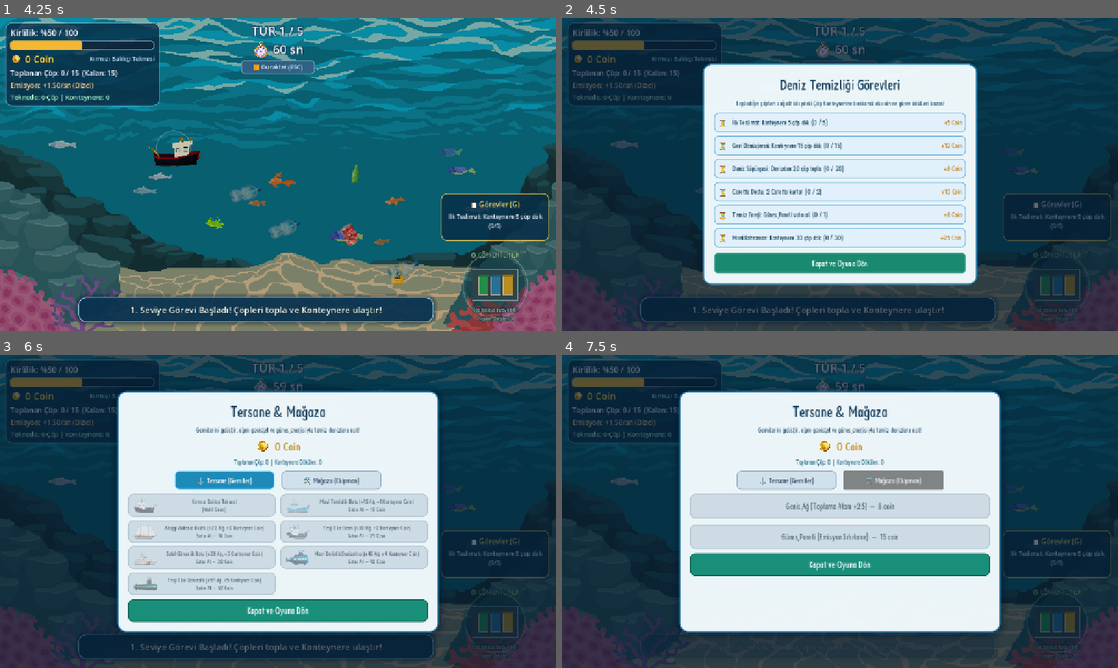
Above: before the commit, frames 1-4 (two rows, left to right).
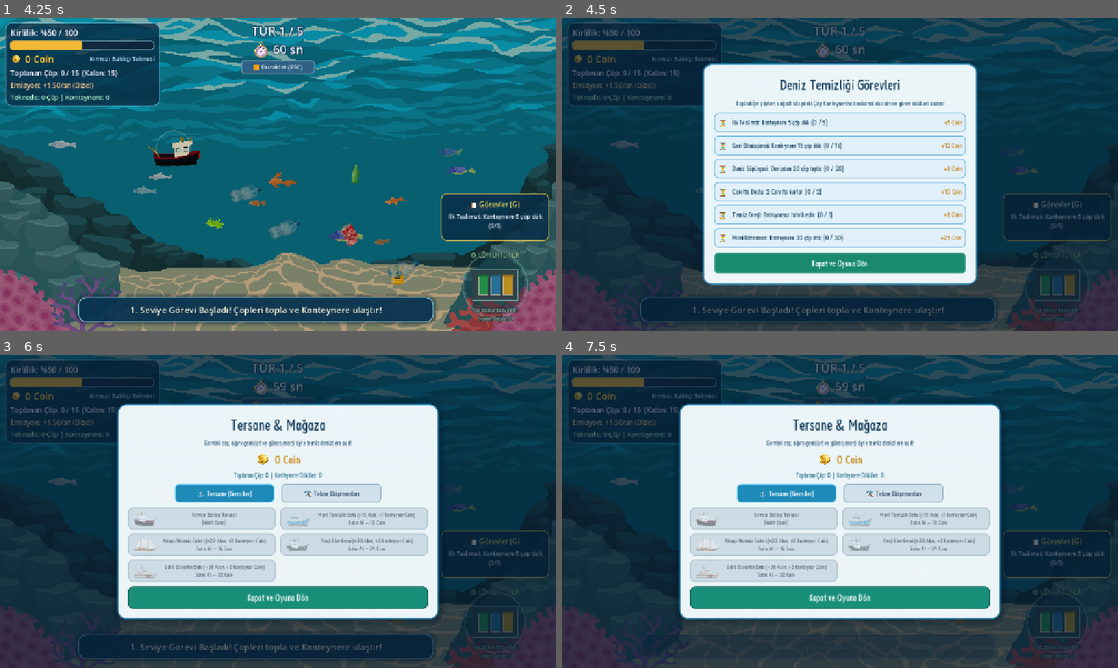
Above: after the commit, the same moments.

Repository: tubaiskol/Mavi-Donus-Hackathon-Team22
Game: Godot game, scene res://scenes/main_menu.tscn
The game is run twice, just before and just after one commit, with the same random seed, the same clock (stepped at 60 frames per second) and the same inputs. The engine's default icon, where the game draws it, is replaced by a stand-in: a white triangle on a blue panel in a dark square.
Inputs (mouse positions are in pixels of both pictures, inside the frame that each line leads up to):
- Up to frame 1 (4.25 s): click "Denize Açıl" at 0.5 s; click "▶️ Göreve Başla" at 1.25 s; click "⏸️ Duraklat (ESC)" at 2 s; click "🔄 Seviyeyi Yeniden Başlat" at 2.75 s; click "▶️ Göreve Başla" at 3.5 s
- Up to frame 2 (4.5 s): click "📋 Görevler (G)" at 4.25 s
- Up to frame 3 (6 s): click "Kapat ve Oyuna Dön" at 5 s; tap Enter at 5.75 s; hold Right (move_right) from 5.78 s (still down); tap M at 5.85 s
- Up to frame 4 (7.5 s): release Right (move_right) at 6.5 s; click "⚓ Tersane (Gemiler)" at 6.5 s; click (895, 480) at 7.25 s, where only the run before the commit has a clickable "🛠️ Mağaza (Ekipman)"

Frame 1 is identical in both runs. In frame 2, 0.1% of the frame differs, in the area x 36-49%, y 61-65%; in frame 3, 21%; in frame 4, 23%, in the area x 21-79%, y 10-89%.

Commit message:
feat: bölüme göre araç ve dalış ekipmanı mağazalarını ayır

Diff:
--- a/scripts/boat.gd
+++ b/scripts/boat.gd
@@ -10,6 +10,7 @@
 const FACES_LEFT := ["red", "emerald"]
 
 const BOAT_TEXTURES := {
+	"sub_basic": preload("res://assets/vehicles/sub_green.png"),
 	"red": preload("res://assets/vehicles/ship_red.png"),
 	"blue": preload("res://assets/blue_boat.png"),
 	"gulet": preload("res://assets/story/gulet.png"),
@@ -147,7 +148,7 @@
 
 	if AudioManager:
 		if is_moving and GameState.running and not GameState.game_over:
-			AudioManager.start_engine(GameState.has_solar)
+			AudioManager.start_engine(GameState.has_clean_propulsion())
 		else:
 			AudioManager.stop_engine()
 
@@ -174,7 +175,7 @@
 
 func _draw() -> void:
 	# Su yüzeyindeki toplama / ağ alanını net olarak göster
-	var ring_color := Color(0.65, 0.95, 1.0, 0.35) if not GameState.has_solar else Color(0.55, 1.0, 0.78, 0.40)
+	var ring_color := Color(0.65, 0.95, 1.0, 0.35) if not GameState.has_clean_propulsion() else Color(0.55, 1.0, 0.78, 0.40)
 	draw_arc(Vector2.ZERO, GameState.pickup_radius, 0.0, TAU, 48, ring_color, 2.5)
 
 	# Teknenin üzerinde taşınan ve konteynere götürülebilecek çöp sayısını göster
--- a/scripts/game.gd
+++ b/scripts/game.gd
@@ -292,7 +292,7 @@
 	if GameState.carried_trash > 0:
 		if _delivery_guidance_timer <= 0.0:
 			_delivery_guidance_timer = 3.5
-			GameState.show_toast("Deniz temizlendi! Teknendeki %d çöpü Konteynere dök!" % GameState.carried_trash, 3.0)
+			GameState.show_toast("Deniz temizlendi! %s %d çöpü Konteynere dök!" % [GameState.get_cargo_location_name(), GameState.carried_trash], 3.0)
 		return
 
 	# 2) Kurtarılmayı bekleyen Caretta varsa seviye tamamlanamaz!
--- a/scripts/game_state.gd
+++ b/scripts/game_state.gd
@@ -16,6 +16,11 @@
 const NEW_TRASH_POLLUTION := 3.5
 
 const BOAT_CATALOG := {
+	"sub_basic": {
+		"name": "Keşif Denizaltısı", "cost": 0, "radius_bonus": 0.0,
+		"delivery_bonus": 0, "desc": "Standart derin su temizlik denizaltısı",
+		"icon_path": "res://assets/vehicles/sub_green.png"
+	},
 	"red": {
 		"name": "Kırmızı Balıkçı Teknesi",
 		"cost": 0,
@@ -93,7 +98,7 @@
 
 const BOAT_ORDER := [
 	"red", "blue", "gulet", "emerald",
-	"coast_guard", "sub_fat", "sub_green"
+	"coast_guard", "sub_basic", "sub_fat", "sub_green"
 ]
 
 const LEVEL_STORIES := {
@@ -122,7 +127,7 @@
 		"title": "Derin Kanal — Zehirli Varil Krizi",
 		"badge": "☣️ Toksik Varil Sızıntısı",
 		"speaker": "Dalgıç Deniz",
-		"text": "Alarm! Denizaltı rotasındaki derin kanala kaçak zehirli atık varilleri ve petrol balçığı sızmış! Kirlilik tehlikeli boyutta, teknene güneş paneli takmayı unutma!",
+		"text": "Alarm! Denizaltı rotasındaki derin kanala kaçak zehirli atık varilleri ve petrol balçığı sızmış! Kirlilik tehlikeli boyutta, denizaltına emisyonsuz elektrikli tahrik takmayı unutma!",
 		"objective": "Zehirli varilleri ve petrol balçıklarını topla, emisyonu sıfırla."
 	},
 	5: {
@@ -138,10 +143,12 @@
 var coins := 0
 var unlocked_level := 1
 var current_round := 1
-var owned_boats: Array[String] = ["red"]
+var owned_boats: Array[String] = ["red", "sub_basic"]
 var selected_boat := "red"
 var has_solar := false
 var has_wide_net := false
+var has_dive_collector := false
+var has_clean_drive := false
 var delivered_trash := 0
 var total_collected_trash := 0
 var rescued_turtles := 0
@@ -210,7 +217,7 @@
 		},
 		{
 			"id": "buy_solar",
-			"title": "Temiz Enerji: Güneş Paneli satın al",
+			"title": "Temiz Enerji: Emisyonsuz tahrik edin",
 			"target": 1,
 			"progress": 0,
 			"reward": 8,
@@ -245,6 +252,8 @@
 		"selected_boat": selected_boat,
 		"has_solar": has_solar,
 		"has_wide_net": has_wide_net,
+		"has_dive_collector": has_dive_collector,
+		"has_clean_drive": has_clean_drive,
 		"delivered_trash": delivered_trash,
 		"total_collected_trash": total_collected_trash,
 		"rescued_turtles": rescued_turtles,
@@ -292,6 +301,8 @@
 			owned_boats.append(str(b))
 	if not ("red" in owned_boats):
 		owned_boats.append("red")
+	if not ("sub_basic" in owned_boats):
+		owned_boats.append("sub_basic")
 
 	selected_boat = str(data.get("selected_boat", "red"))
 	if not (selected_boat in owned_boats):
@@ -299,6 +310,8 @@
 
 	has_solar = bool(data.get("has_solar", false))
 	has_wide_net = bool(data.get("has_wide_net", false))
+	has_dive_collector = bool(data.get("has_dive_collector", false))
+	has_clean_drive = bool(data.get("has_clean_drive", false))
 	delivered_trash = int(data.get("delivered_trash", 0))
 	total_collected_trash = int(data.get("total_collected_trash", 0))
 	rescued_turtles = int(data.get("rescued_turtles", 0))
@@ -313,6 +326,7 @@
 					q["progress"] = int(sq.get("progress", 0))
 					q["completed"] = bool(sq.get("completed", false))
 
+	ensure_level_vehicle()
 	recalculate_pickup_radius()
 	update_emission_for_current_round()
 	coins_changed.emit(coins)
@@ -324,10 +338,12 @@
 	coins = 0
 	unlocked_level = 1
 	current_round = 1
-	owned_boats = ["red"]
+	owned_boats = ["red", "sub_basic"]
 	selected_boat = "red"
 	has_solar = false
 	has_wide_net = false
+	has_dive_collector = false
+	has_clean_drive = false
 	delivered_trash = 0
 	total_collected_trash = 0
 	rescued_turtles = 0
@@ -382,7 +398,7 @@
 
 
 func update_emission_for_current_round() -> void:
-	if has_solar:
+	if has_clean_propulsion():
 		emission_per_sec = 0.0
 	else:
 		emission_per_sec = 1.50 + (current_round - 1) * 0.15
@@ -390,7 +406,7 @@
 
 func recalculate_pickup_radius() -> void:
 	var base := 40.0
-	if has_wide_net:
+	if has_collection_upgrade():
 		base += 25.0
 	if BOAT_CATALOG.has(selected_boat):
 		base += float(BOAT_CATALOG[selected_boat]["radius_bonus"])
@@ -399,6 +415,7 @@
 
 func start_level_round(lvl: int) -> void:
 	current_round = clampi(lvl, 1, 5)
+	ensure_level_vehicle()
 	round_time = get_round_time()
 	update_emission_for_current_round()
 	recalculate_pickup_radius()
@@ -414,6 +431,8 @@
 	if current_round < 5:
 		current_round += 1
 		unlocked_level = maxi(unlocked_level, current_round)
+	ensure_level_vehicle()
+	recalculate_pickup_radius()
 	round_time = get_round_time()
 	update_emission_for_current_round()
 	carried_trash = 0
@@ -433,6 +452,15 @@
 
 func get_initial_trash_unit_pollution() -> float:
 	return initial_trash_unit_pollution
+
+
+func is_sea_clean() -> bool:
+	# Kalan sayısı henüz üretilmemiş çöpleri de içerir.
+	return remaining_trash == 0
+
+
+func get_current_emission_rate() -> float:
+	return 0.0 if has_clean_propulsion() or is_sea_clean() else emission_per_sec
 
 
 func add_new_trash_pollution(amount: float = NEW_TRASH_POLLUTION) -> void:
@@ -516,7 +544,7 @@
 			"rescue_2":
 				q["progress"] = mini(rescued_turtles, int(q["target"]))
 			"buy_solar":
-				q["progress"] = 1 if has_solar else 0
+				q["progress"] = 1 if has_solar or has_clean_drive else 0
 
 		if q["progress"] != prev_prog:
 			changed = true
@@ -600,7 +628,7 @@
 
 
 func buy_or_select_boat(boat_id: String) -> bool:
-	if not BOAT_CATALOG.has(boat_id):
+	if not BOAT_CATALOG.has(boat_id) or not is_vehicle_available(boat_id):
 		return false
 
 	if is_boat_owned(boat_id):
@@ -620,9 +648,12 @@
 
 
 func buy_net() -> bool:
-	if has_wide_net or coins < 8:
+	if has_collection_upgrade() or coins < 8:
 		return false
-	has_wide_net = true
+	if is_underwater_level():
+		has_dive_collector = true
+	else:
+		has_wide_net = true
 	add_coins(-8)
 	recalculate_pickup_radius()
 	save_game()
@@ -630,9 +661,12 @@
 
 
 func buy_solar() -> bool:
-	if has_solar or coins < 15:
+	if has_clean_propulsion() or coins < 15:
 		return false
-	has_solar = true
+	if is_underwater_level():
+		has_clean_drive = true
+	else:
+		has_solar = true
 	add_coins(-15)
 	update_emission_for_current_round()
 	_update_quests()
@@ -641,10 +675,51 @@
 
 
 func set_boat(boat_id: String) -> void:
+	if not is_vehicle_available(boat_id) or not is_boat_owned(boat_id):
+		return
 	selected_boat = boat_id
 	recalculate_pickup_radius()
 	boat_changed.emit(selected_boat)
 	save_game()
+
+
+func is_underwater_level() -> bool:
+	return current_round >= 3
+
+
+func is_vehicle_available(boat_id: String) -> bool:
+	var submarine := boat_id in ["sub_basic", "sub_fat", "sub_green", "royal"]
+	return BOAT_CATALOG.has(boat_id) and submarine == is_underwater_level()
+
+
+func ensure_level_vehicle() -> void:
+	if is_vehicle_available(selected_boat):
+		return
+	selected_boat = "sub_basic" if is_underwater_level() else "red"
+	for boat_id in owned_boats:
+		if is_vehicle_available(boat_id):
+			selected_boat = boat_id
+	boat_changed.emit(selected_boat)
+
+
+func has_collection_upgrade() -> bool:
+	return has_dive_collector if is_underwater_level() else has_wide_net
+
+
+func has_clean_propulsion() -> bool:
+	return has_clean_drive if is_underwater_level() else has_solar
+
+
+func get_collection_equipment_name() -> String:
+	return "Dalgıç Toplama Aparatı" if is_underwater_level() else "Geniş Ağ"
+
+
+func get_propulsion_equipment_name() -> String:
+	return "Emisyonsuz Elektrikli Tahrik" if is_underwater_level() else "Güneş Paneli"
+
+
+func get_cargo_location_name() -> String:
+	return "Denizaltında" if is_underwater_level() else "Teknede"
 
 
 func get_boat_name(boat_id: String = "") -> String:
@@ -656,12 +731,3 @@
 
 func show_toast(message: String, duration: float = 3.0) -> void:
 	toast_requested.emit(message, duration)
-
-
-func is_sea_clean() -> bool:
-	# Kalan sayısı henüz üretilmemiş çöpleri de içerir.
-	return remaining_trash == 0
-
-
-func get_current_emission_rate() -> float:
-	return 0.0 if has_solar or is_sea_clean() else emission_per_sec
--- a/scripts/hud.gd
+++ b/scripts/hud.gd
@@ -440,13 +440,14 @@
 
 
 func _on_boat_changed(boat_id: String) -> void:
+	_on_carried_trash_changed(GameState.carried_trash, GameState.delivered_trash)
 	if _boat_badge_label:
 		_boat_badge_label.text = GameState.get_boat_name(boat_id)
 
 
 func _on_carried_trash_changed(carried: int, delivered: int) -> void:
 	if _container_label:
-		_container_label.text = "Teknede: %d Çöp | Konteynere: %d" % [carried, delivered]
+		_container_label.text = "%s: %d Çöp | Konteynere: %d" % [GameState.get_cargo_location_name(), carried, delivered]
 
 
 func _on_quests_changed() -> void:
@@ -472,8 +473,8 @@
 	if GameState.is_sea_clean():
 		emission_label.text = "Emisyon: 0/sn (Deniz temiz)"
 		emission_label.add_theme_color_override("font_color", Color(0.58, 1.0, 0.72))
-	elif GameState.has_solar:
-		emission_label.text = "Emisyon: 0/sn (Güneş)"
+	elif GameState.has_clean_propulsion():
+		emission_label.text = "Emisyon: 0/sn (%s)" % ("Elektrikli" if GameState.is_underwater_level() else "Güneş")
 		emission_label.add_theme_color_override("font_color", Color(0.58, 1.0, 0.72))
 	else:
 		emission_label.text = "Emisyon: +%.2f/sn (Dizel)" % GameState.get_current_emission_rate()
--- a/scripts/shop.gd
+++ b/scripts/shop.gd
@@ -331,6 +331,9 @@
 	panel.position = screen_center - panel.size * 0.5
 
 
+
+
+
 func _on_boat_button_pressed(boat_id: String) -> void:
 	var was_owned := GameState.is_boat_owned(boat_id)
 	if GameState.buy_or_select_boat(boat_id):
@@ -343,7 +346,7 @@
 
 
 func _buy_net() -> void:
-	if GameState.has_wide_net or GameState.coins < NET_COST:
+	if GameState.has_collection_upgrade() or GameState.coins < NET_COST:
 		return
 
 	if GameState.buy_net():
@@ -353,7 +356,7 @@
 
 
 func _buy_solar() -> void:
-	if GameState.has_solar or GameState.coins < SOLAR_COST:
+	if GameState.has_clean_propulsion() or GameState.coins < SOLAR_COST:
 		return
 
 	if GameState.buy_solar():
@@ -363,6 +366,11 @@
 
 
 func _refresh(value: int) -> void:
+	var underwater := GameState.is_underwater_level()
+	title_label.text = "Denizaltı & Dalış Mağazası" if underwater else "Tersane & Mağaza"
+	_tab_shipyard_btn.text = "Denizaltılar" if underwater else "⚓ Tersane (Gemiler)"
+	_tab_equip_btn.text = "Dalış Ekipmanları" if underwater else "🛠️ Tekne Ekipmanları"
+	_subtitle_label.text = "Denizaltını seç, dalgıç toplama aparatını ve elektrikli tahriki geliştir!" if underwater else "Gemini seç, ağını genişlet ve güneş enerjisiyle temiz denizlere açıl!"
 	coins_label.text = "%d Coin" % value
 	if _trash_summary_label:
 		_trash_summary_label.text = "Toplanan Çöp: %d  |  Konteynere Dökülen: %d" % [
@@ -372,6 +380,7 @@
 
 	for boat_id: String in _boat_buttons:
 		var btn: Button = _boat_buttons[boat_id]
+		btn.visible = GameState.is_vehicle_available(boat_id)
 		var info: Dictionary = GameState.BOAT_CATALOG[boat_id]
 		var b_name: String = info["name"]
 		var cost: int = int(info["cost"])
@@ -382,10 +391,10 @@
 
 		var stat_txt := ""
 		if r_bonus > 0:
-			stat_txt = " (+%d Ağ, +%d Konteyner Coin)" % [r_bonus, d_bonus]
+			stat_txt = " (+%d Alan, +%d Konteyner Coin)" % [r_bonus, d_bonus]
 
 		if is_active:
-			btn.text = "%s%s\n[Aktif Gemi]" % [b_name, stat_txt]
+			btn.text = "%s%s\n[Aktif %s]" % [b_name, stat_txt, "Denizaltı" if underwater else "Gemi"]
 			btn.disabled = true
 		elif owned:
 			btn.text = "%s%s\n[Sahipsin — Seç]" % [b_name, stat_txt]
@@ -394,16 +403,16 @@
 			btn.text = "%s%s\nSatın Al — %d Coin" % [b_name, stat_txt, cost]
 			btn.disabled = value < cost
 
-	var wide_owned := GameState.has_wide_net
+	var wide_owned := GameState.has_collection_upgrade()
 	net_button.disabled = wide_owned or value < NET_COST
-	solar_button.disabled = GameState.has_solar or value < SOLAR_COST
+	solar_button.disabled = GameState.has_clean_propulsion() or value < SOLAR_COST
 
 	if wide_owned:
-		net_button.text = "Geniş Ağ (Toplama Alanı +25)  —  Alındı"
+		net_button.text = "%s (Toplama Alanı +25)  —  Alındı" % GameState.get_collection_equipment_name()
 	else:
-		net_button.text = "Geniş Ağ (Toplama Alanı +25)  —  %d coin" % NET_COST
-
-	if GameState.has_solar:
-		solar_button.text = "Güneş Paneli (Emisyon Sıfırlanır)  —  Alındı"
+		net_button.text = "%s (Toplama Alanı +25)  —  %d coin" % [GameState.get_collection_equipment_name(), NET_COST]
+
+	if GameState.has_clean_propulsion():
+		solar_button.text = "%s (Emisyon Sıfırlanır)  —  Alındı" % GameState.get_propulsion_equipment_name()
 	else:
-		solar_button.text = "Güneş Paneli (Emisyon Sıfırlanır)  —  %d coin" % SOLAR_COST
+		solar_button.text = "%s (Emisyon Sıfırlanır)  —  %d coin" % [GameState.get_propulsion_equipment_name(), SOLAR_COST]
